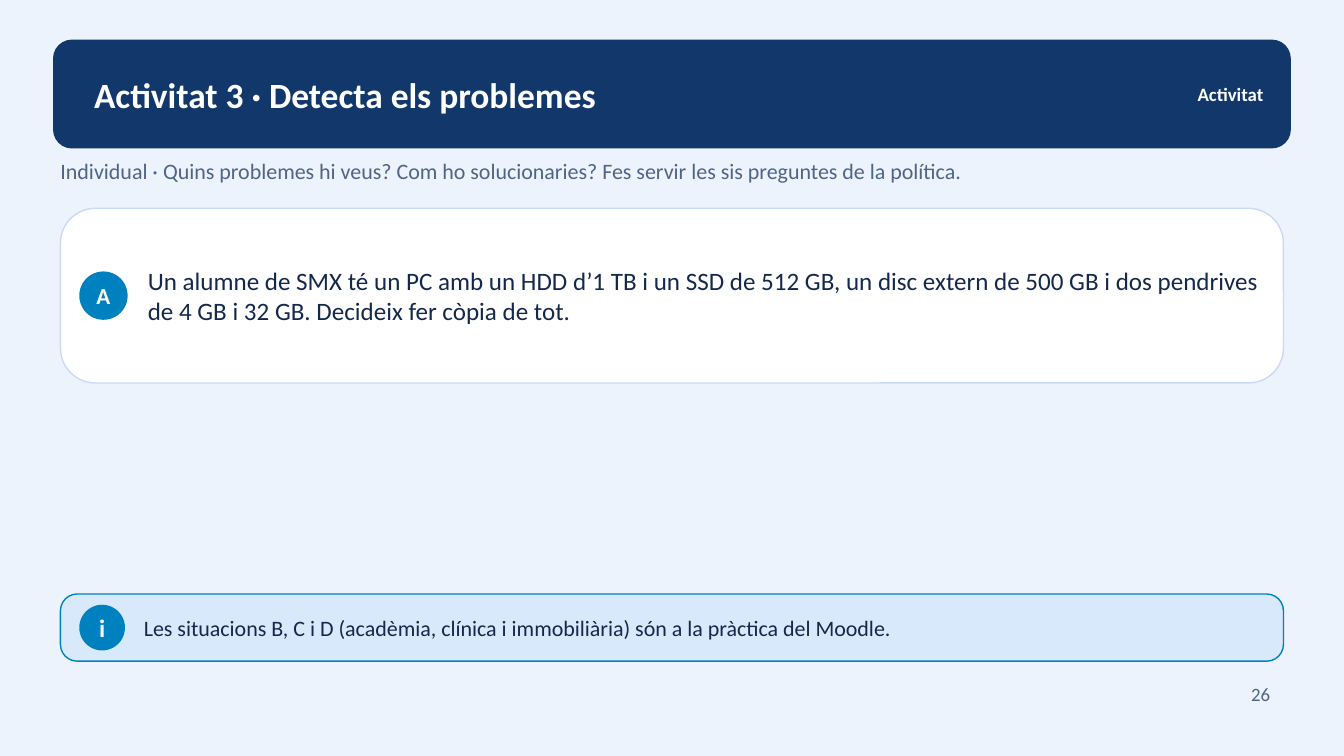
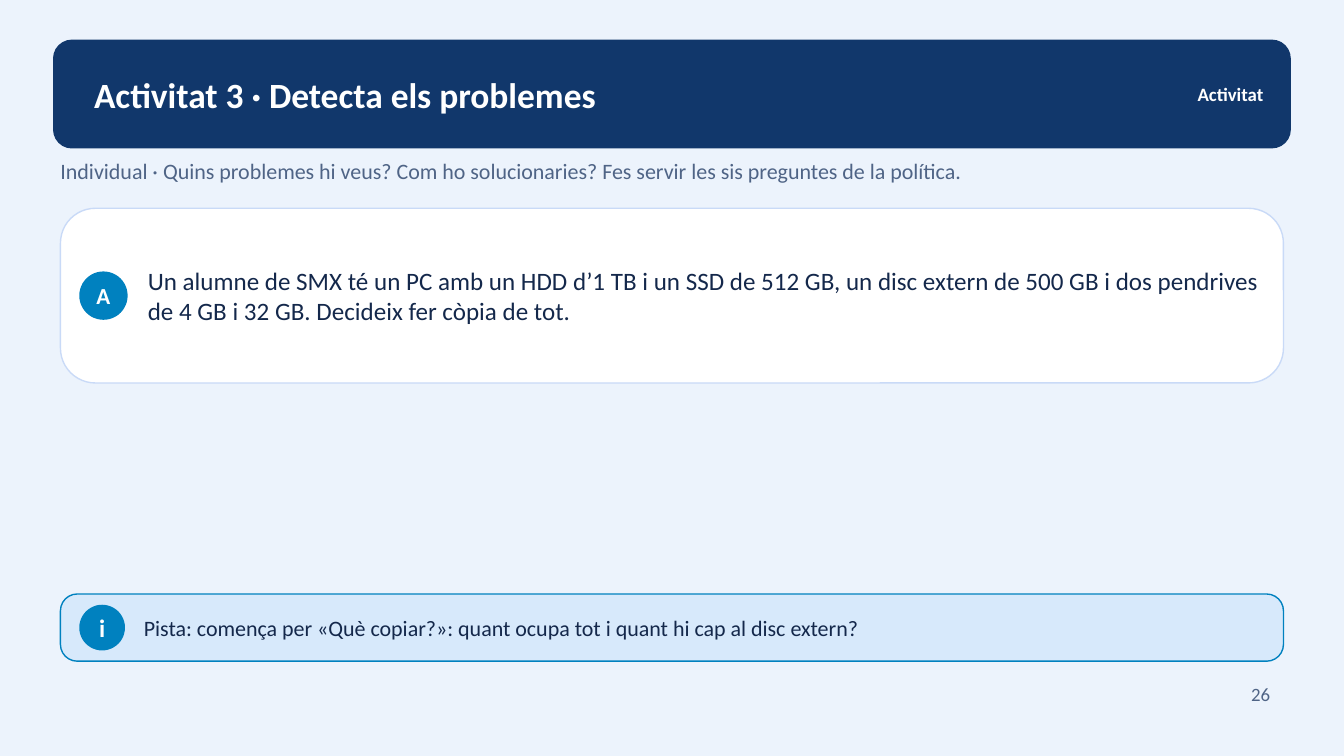
Before and after one commit to ejgutierrez74/smx-seguretat-informatica, a slide deck: slide 26 of materials-ra2/part-iii.pptx. Drawn at 1344x756 pixels with LibreOffice and Linux fonts; fonts in the diff are those of the drawing. Boxes give left, top, right and bottom in pixels: in the first picture for what was removed or moved away, otherwise in the second. Text is boxed around its words. In the diff, an @@ line names an element or a change of style, - is before the commit and + after.

```diff
--- a/materials-ra2/part-iii.pptx
+++ b/materials-ra2/part-iii.pptx
@@ text at (x1=144, y1=620, x2=858, y2=640): text changed @@
-Les situacions B, C i D (acadèmia, clínica i immobiliària) són a la pràctica del Moodle.
+Pista: comença per «Què copiar?»: quant ocupa tot i quant hi cap al disc extern?
```
Also in this commit, not shown: 1 other slide changed, 8 other files.
